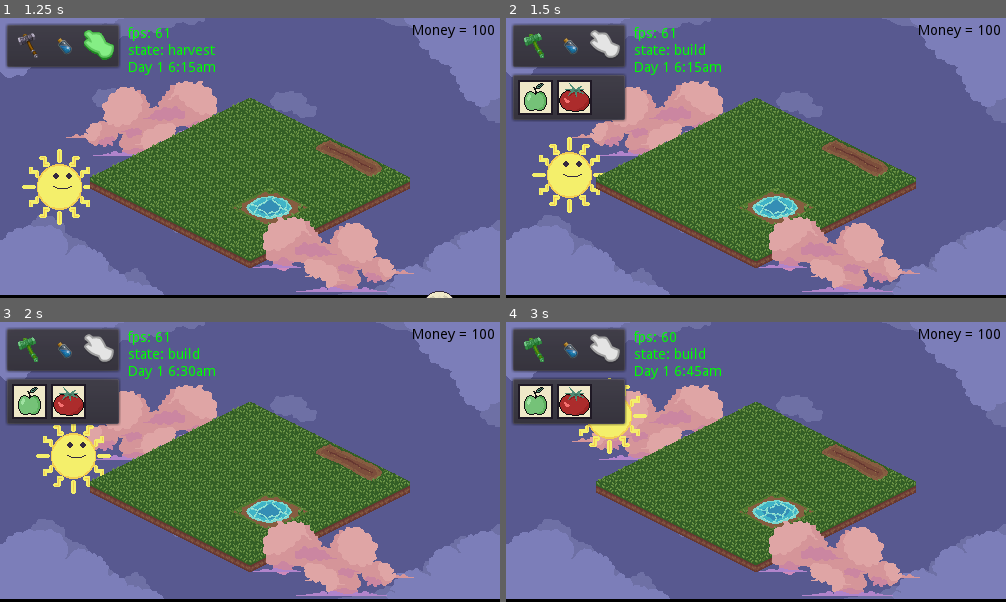
Above: before the commit, frames 1-4 (two rows, left to right).
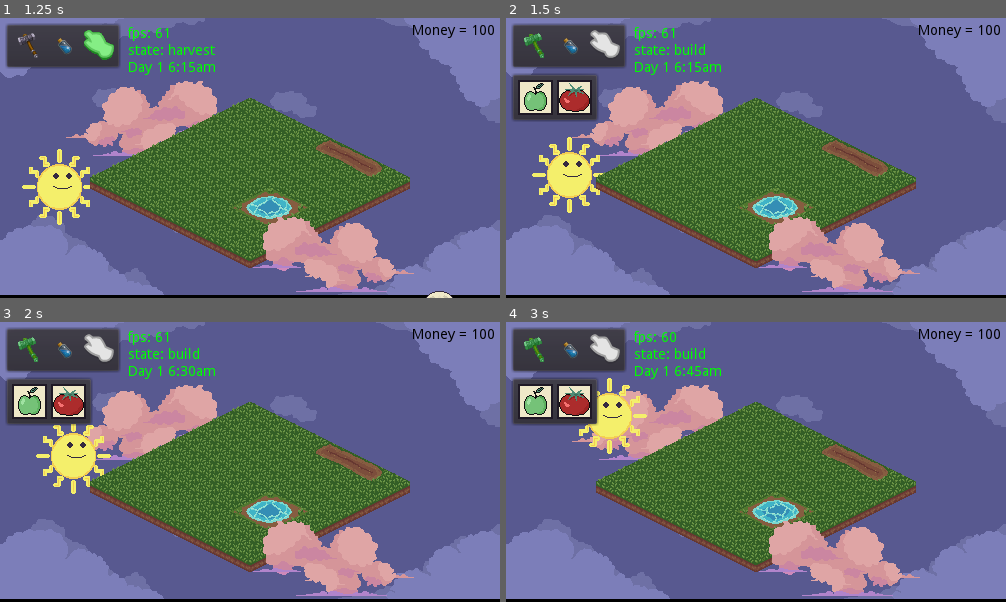
Above: after the commit, the same moments.

Repository: Valentino-02/New-Wild-Jam
Game: Godot game, scene res://src/levels/Test_Level.tscn
Same seed, same stepped clock (60 frames per second), same inputs: the game is played once before the commit and once after it.
Inputs (mouse positions are in pixels of both pictures, inside the frame that each line leads up to):
- Up to frame 1 (1.25 s): click (100, 46) at 0.5 s
- Up to frame 2 (1.5 s): click (536, 46) at 1.25 s
- Up to frame 3 (2 s): no input
- Up to frame 4 (3 s): click (571, 350) at 2 s; click (536, 350) at 2.75 s

Frame 1 is identical in both runs. In frame 2, 1.0% of the frame differs, in the area x 18-25%, y 20-38%; in frame 3, 1.0%; in frame 4, 1.0%.

Commit message:
Added harvesting

Diff:
--- a/src/UI/ActionMenu.tscn
+++ b/src/UI/ActionMenu.tscn
@@ -24,6 +24,9 @@
 margin_top = 5.0
 margin_right = 87.0
 margin_bottom = 51.0
+__meta__ = {
+"_edit_use_anchors_": false
+}
 
 [node name="PanelContainer" type="PanelContainer" parent="VBoxContainer"]
 margin_right = 116.0
@@ -72,6 +75,7 @@
 margin_top = 50.0
 margin_right = 82.0
 margin_bottom = 64.0
+size_flags_horizontal = 0
 
 [node name="InfoPanel" parent="VBoxContainer" instance=ExtResource( 7 )]
 visible = false
--- a/src/UI/Info_Panel.gd
+++ b/src/UI/Info_Panel.gd
@@ -11,7 +11,7 @@
 	if game_manager.state != "harvest" and game_manager.state != "water":
 		return
 
-	var mouse_pos = get_global_mouse_position()
+	var mouse_pos = get_global_mouse_position() - Vector2(250, 80)
 	var grid_pos = board_manager.base_grid.world_to_map(mouse_pos)
 	var plant = board_manager.get_cell_node(grid_pos, 1)
 
--- a/src/objects/Object_Data.gd
+++ b/src/objects/Object_Data.gd
@@ -5,30 +5,34 @@
 		"path": "res://src/objects/plant/Plant.tscn",
 		"display_name": "Apple Tree",
 		"cost": 40,
+		"harvest_value": 100,
 		"decoration": 60,
 		"icon_texture": "res://assets/sprites/UI/Apple.png",
 		"place" : "basic",
 		"v_offset": -34,
-		"growth_time": [ [ 0, 4, 0 ], [ 0, 4, 0 ] ],
+		"growth_time": [ [ 0, 4, 0 ], [ 0, 4, 0 ], [ 0, 4, 0] ],
 		"growth_textures": [
 			"res://assets/sprites/plants/apple_tree_1.png",
 			"res://assets/sprites/plants/apple_tree_2.png",
-			"res://assets/sprites/plants/apple_tree_3_no_fruit.png"
+			"res://assets/sprites/plants/apple_tree_3_no_fruit.png",
+			"res://assets/sprites/plants/apple_tree_3_with_fruit.png"
 		]
 	},
 	"tomato": {
 		"path": "res://src/objects/plant/Plant.tscn",
 		"display_name": "Tomatoes",
 		"cost": 40,
+		"harvest_value": 100,
 		"decoration": 60,
 		"icon_texture": "res://assets/sprites/UI/Tomatoe.png",
 		"place" : "dirt",
 		"v_offset": -12,
-		"growth_time": [ [ 0, 4, 0 ], [ 0, 4, 0 ] ],
+		"growth_time": [ [ 0, 4, 0 ], [ 0, 4, 0 ], [ 0, 4, 0] ],
 		"growth_textures": [
 			"res://assets/sprites/plants/tomato_plant_1.png",
 			"res://assets/sprites/plants/tomato_plant_2.png",
-			"res://assets/sprites/plants/tomato_plant_3_no_fruit.png"
+			"res://assets/sprites/plants/tomato_plant_3_no_fruit.png",
+			"res://assets/sprites/plants/tomato_plant_3_with_fruit.png"
 		]
 	}
 }
--- a/src/objects/plant/Plant.gd
+++ b/src/objects/plant/Plant.gd
@@ -4,8 +4,13 @@
 var game_manager = preload("res://src/systems/managers/Game_Manager.tres")
 var time_manager = preload("res://src/systems/managers/Time_Manager.tres")
 
+export (Texture) var water_icon
+export (Texture) var harvest_icon
+
 onready var sprite: Sprite = $PlantSprite
 onready var alert_sprite: Sprite = $AlertSprite
+onready var alert_tween: Tween = $AlertTween
+var tween_positions := [ Vector2(0, -10), Vector2(0, -14) ]
 onready var click_area: Area2D = $Area2D
 var type: String
 var type_data: Dictionary
@@ -35,7 +40,8 @@
 	var plant_textures = object_data.objects[type]["growth_textures"]
 	sprite.texture = load(plant_textures[plant_textures.size() - 1])
 	sprite.offset.y = object_data.objects[type]["v_offset"]
-	_set_alert_position()
+
+	_start_tween()
 
 func _update_state() -> void:
 	sprite.texture = load(type_data.growth_textures[cur_state])
@@ -43,6 +49,8 @@
 	if type_data.growth_time.size() == cur_state:
 		fully_grown = true
 		time_manager.disconnect("time_changed", self, "time_changed")
+		alert_sprite.visible = true
+		alert_sprite.texture = harvest_icon
 	else:
 		var growth_time: Array = type_data.growth_time[cur_state]
 		var growth_time_int: int = time_manager.date_to_int(growth_time[0], growth_time[1], growth_time[2])
@@ -61,6 +69,7 @@
 		needs_water = true
 		growth_remainder = time_manager.sub_times(next_growth, new_time)
 		alert_sprite.visible = true
+		alert_sprite.texture = water_icon
 
 func water() -> void:
 	next_growth = time_manager.add_times(time_manager.time, growth_remainder)
@@ -68,10 +77,32 @@
 	next_water = time_manager.add_times(time_manager.time, water_interval)
 	alert_sprite.visible = false
 
-func _set_alert_position() -> void:
-	alert_sprite.position = Vector2(float(sprite.texture.get_width()) / 2, -sprite.texture.get_height() - alert_sprite.texture.get_height())
+func harvest() -> void:
+	fully_grown = false
+	game_manager.add_money(type_data.harvest_value)
+	next_water = time_manager.add_times(time_manager.time, water_interval)
+	cur_state -= 1
+
+	var growth_time: Array = type_data.growth_time[cur_state]
+	var growth_time_int: int = time_manager.date_to_int(growth_time[0], growth_time[1], growth_time[2])
+	last_growth = time_manager.time
+	next_growth = time_manager.add_times(last_growth, growth_time_int)
+
+	_update_state()
+	alert_sprite.visible = false
 
 func _on_Area2D_input_event(_viewport: Node, event: InputEvent, _shape_idx: int) -> void:
 	if event is InputEventMouseButton and event.pressed:
 		if needs_water and game_manager.state == "water":
 			water()
+
+		if fully_grown and game_manager.state == "harvest":
+			harvest()
+
+func _start_tween() -> void:
+	alert_tween.interpolate_property(alert_sprite, "position", tween_positions[0], tween_positions[1], 1.0, alert_tween.TRANS_SINE, alert_tween.EASE_OUT)
+	alert_tween.start()
+
+func _on_AlertTween_tween_completed(_object: Object, _key: NodePath) -> void:
+	tween_positions.invert()
+	_start_tween()
--- a/src/objects/plant/Plant.tscn
+++ b/src/objects/plant/Plant.tscn
@@ -1,21 +1,27 @@
-[gd_scene load_steps=4 format=2]
+[gd_scene load_steps=5 format=2]
 
 [ext_resource path="res://src/objects/plant/Plant.gd" type="Script" id=1]
 [ext_resource path="res://assets/sprites/UI/water_required.png" type="Texture" id=2]
 [ext_resource path="res://assets/sprites/plants/flower_grown.png" type="Texture" id=3]
+[ext_resource path="res://assets/sprites/UI/harvest_ready.png" type="Texture" id=4]
 
 [node name="Plant" type="Node2D"]
 script = ExtResource( 1 )
+water_icon = ExtResource( 2 )
+harvest_icon = ExtResource( 4 )
 
 [node name="PlantSprite" type="Sprite" parent="."]
 texture = ExtResource( 3 )
 offset = Vector2( 0, -12 )
 
+[node name="AlertTween" type="Tween" parent="."]
+repeat = true
+playback/repeat = true
+
 [node name="AlertSprite" type="Sprite" parent="."]
 visible = false
-position = Vector2( 10, -22 )
-texture = ExtResource( 2 )
-centered = false
+position = Vector2( 0, -10 )
+texture = ExtResource( 4 )
 
 [node name="Area2D" type="Area2D" parent="."]
 input_pickable = false
@@ -23,4 +29,5 @@
 [node name="CollisionPolygon2D" type="CollisionPolygon2D" parent="Area2D"]
 polygon = PoolVector2Array( -18, 0, 0, -10, 18, 0, 0, 10 )
 
+[connection signal="tween_completed" from="AlertTween" to="." method="_on_AlertTween_tween_completed"]
 [connection signal="input_event" from="Area2D" to="." method="_on_Area2D_input_event"]
--- a/src/systems/managers/Game_Manager.gd
+++ b/src/systems/managers/Game_Manager.gd
@@ -22,6 +22,9 @@
 func pay_up() -> void:
 	self.money -= object_data.get_cost_by_name(current_object)
 
+func add_money(value: int) -> void:
+	set_money(money + value)
+
 func set_money(value) -> void:
 	money = value
 	money = int(clamp(money, MIN_MONEY, MAX_MONEY))
Binary file added: assets/sprites/UI/harvest_ready.png
Not shown, added: assets/sprites/UI/harvest_ready.png.import
